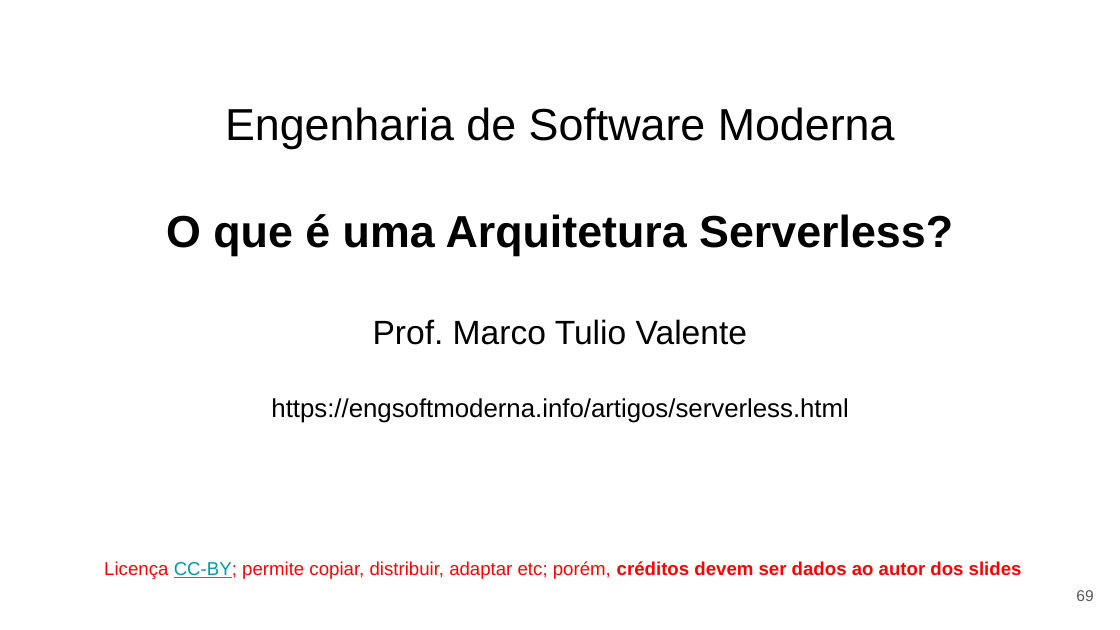
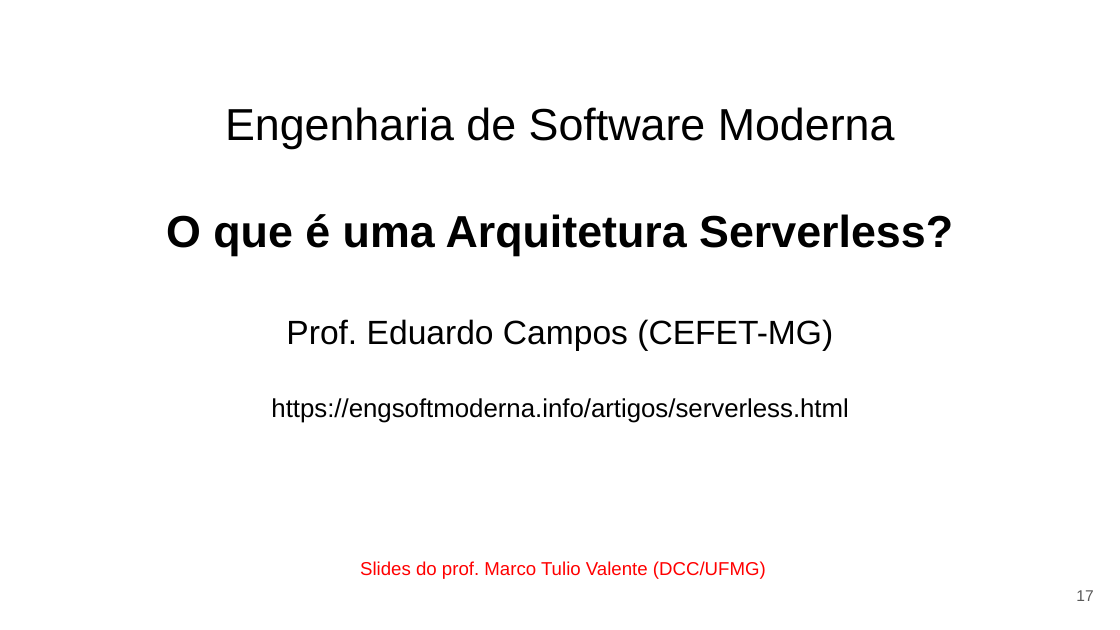
Before and after one commit to eduardocunha11/firstblog, a slide deck: slide 17 of aulas/gsi526/Aula 7 - Arquitetura Hexagonal e Serverless.pptx (slide 69 before the commit). Drawn at 1120x630 pixels with LibreOffice and Linux fonts; fonts in the diff are those of the drawing. Boxes give left, top, right and bottom in pixels: in the first picture for what was removed or moved away, otherwise in the second. Text is boxed around its words. In the diff, an @@ line names an element or a change of style, - is before the commit and + after.

Commit message:
Resumindo os Slides sobre Arquitetura Hexagonal e Serverless

```diff
--- a/aulas/gsi526/Aula 7 - Arquitetura Hexagonal e Serverless.pptx
+++ b/aulas/gsi526/Aula 7 - Arquitetura Hexagonal e Serverless.pptx
@@ title at (286,319,833,350): text changed @@
-Prof. Marco Tulio Valente
+Prof. Eduardo Campos (CEFET-MG)
@@ text at (360,561,766,579): text changed @@
-Licença CC-BY; permite copiar, distribuir, adaptar etc; porém, créditos devem ser dados ao autor dos slides
+Slides do prof. Marco Tulio Valente (DCC/UFMG)
@@ page number at (1076,590,1093,601): text changed @@
-69
+17
```
Also in this commit, not shown: 5 other slides changed, 105 slides removed, 1 other file.
